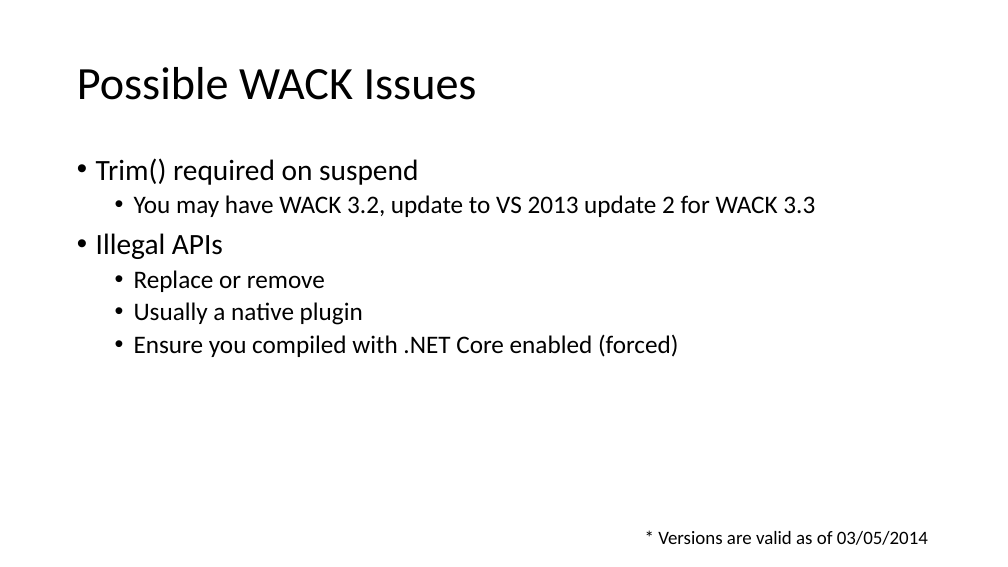
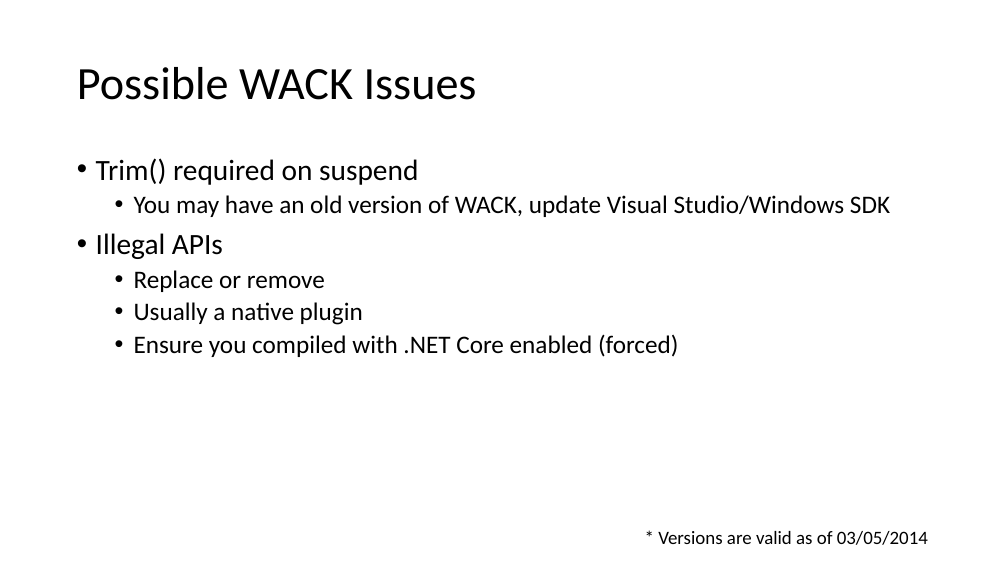
Before and after one commit to quandtm/UnityWin8Porting, a slide deck: slide 11 of PortingUnity_Win8.pptx (slide 9 before the commit). Drawn at 1008x567 pixels with LibreOffice and Linux fonts; fonts in the diff are those of the drawing. Boxes give left, top, right and bottom in pixels: in the first picture for what was removed or moved away, otherwise in the second. Text is boxed around its words. In the diff, an @@ line names an element or a change of style, - is before the commit and + after.

```diff
--- a/PortingUnity_Win8.pptx
+++ b/PortingUnity_Win8.pptx
@@ text at [134, 195, 890, 217]: text changed @@
-  • You may have WACK 3.2, update to VS 2013 update 2 for WACK 3.3
+  • You may have an old version of WACK, update Visual Studio/Windows SDK
```
Also in this commit, not shown: 5 other slides changed, 2 slides added.
